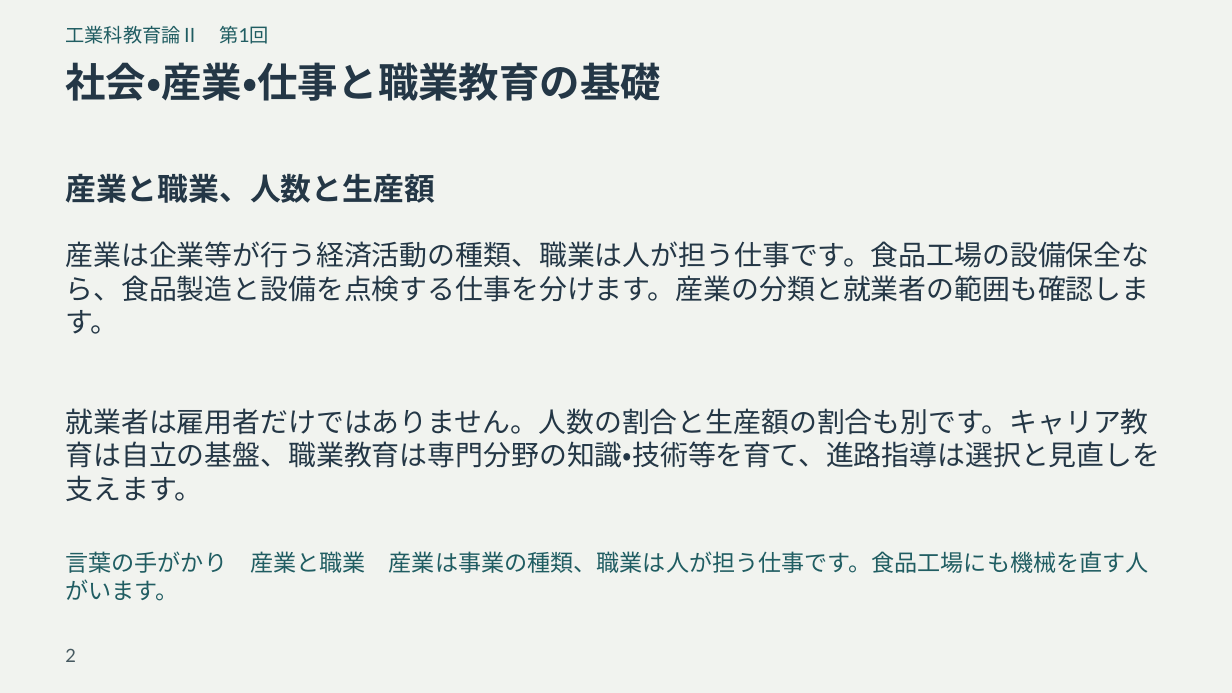
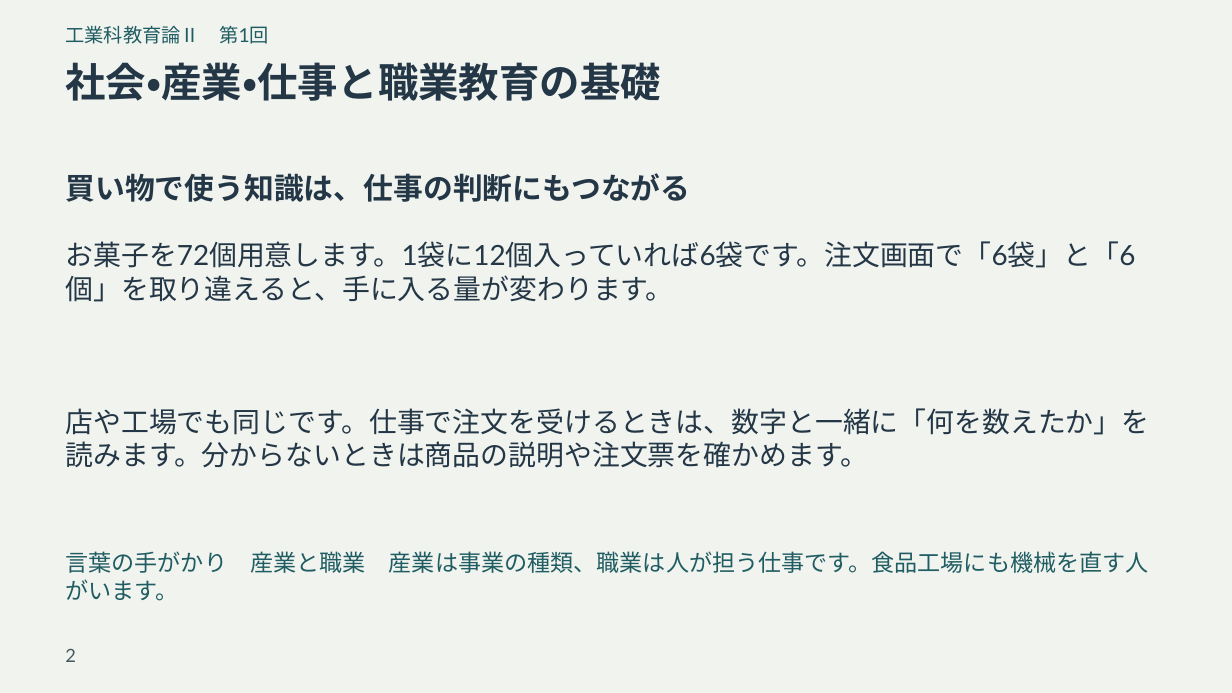
Before and after one commit to zooc-14calbp/industrial-education-ii, a slide deck: slide 2 of reorganized/20261105/expanded/slides.pptx. Drawn at 1232x693 pixels with LibreOffice and Linux fonts; fonts in the diff are those of the drawing. Boxes give left, top, right and bottom in pixels: in the first picture for what was removed or moved away, otherwise in the second. Text is boxed around its words. In the diff, an @@ line names an element or a change of style, - is before the commit and + after.

```diff
--- a/reorganized/20261105/expanded/slides.pptx
+++ b/reorganized/20261105/expanded/slides.pptx
@@ text at (65, 173, 690, 202): text changed; size 24 to 23.2 pt @@
-産業と職業、人数と生産額
+買い物で使う知識は、仕事の判断にもつながる
@@ text at (65, 241, 1135, 302): text changed @@
-産業は企業等が行う経済活動の種類、職業は人が担う仕事です。食品工場の設備保全なら、食品製造と設備を点検する仕事を分けます。産業の分類と就業者の範囲も確認します。
+お菓子を72個用意します。1袋に12個入っていれば6袋です。注文画面で「6袋」と「6個」を取り違えると、手に入る量が変わります。
@@ text at (65, 408, 1149, 468): text changed @@
-就業者は雇用者だけではありません。人数の割合と生産額の割合も別です。キャリア教育は自立の基盤、職業教育は専門分野の知識・技術等を育て、進路指導は選択と見直しを支えます。
+店や工場でも同じです。仕事で注文を受けるときは、数字と一緒に「何を数えたか」を読みます。分からないときは商品の説明や注文票を確かめます。
```
Also in this commit, not shown: 6 other files.
